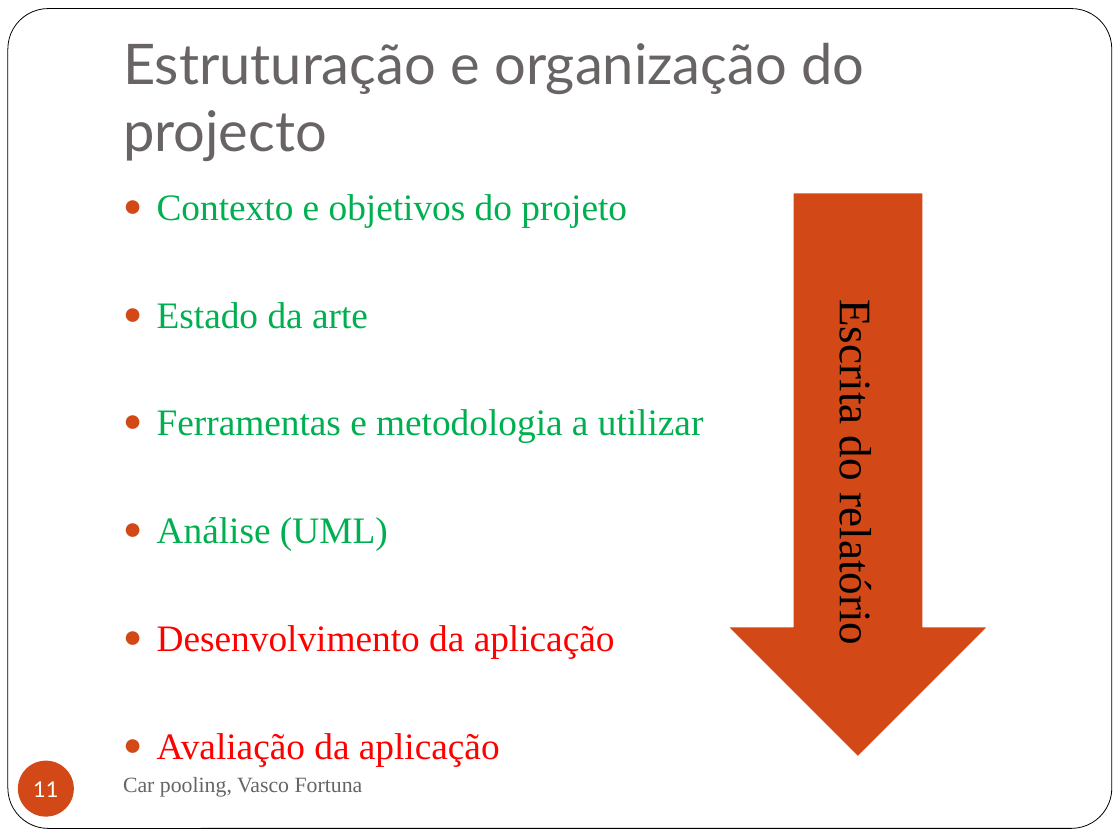
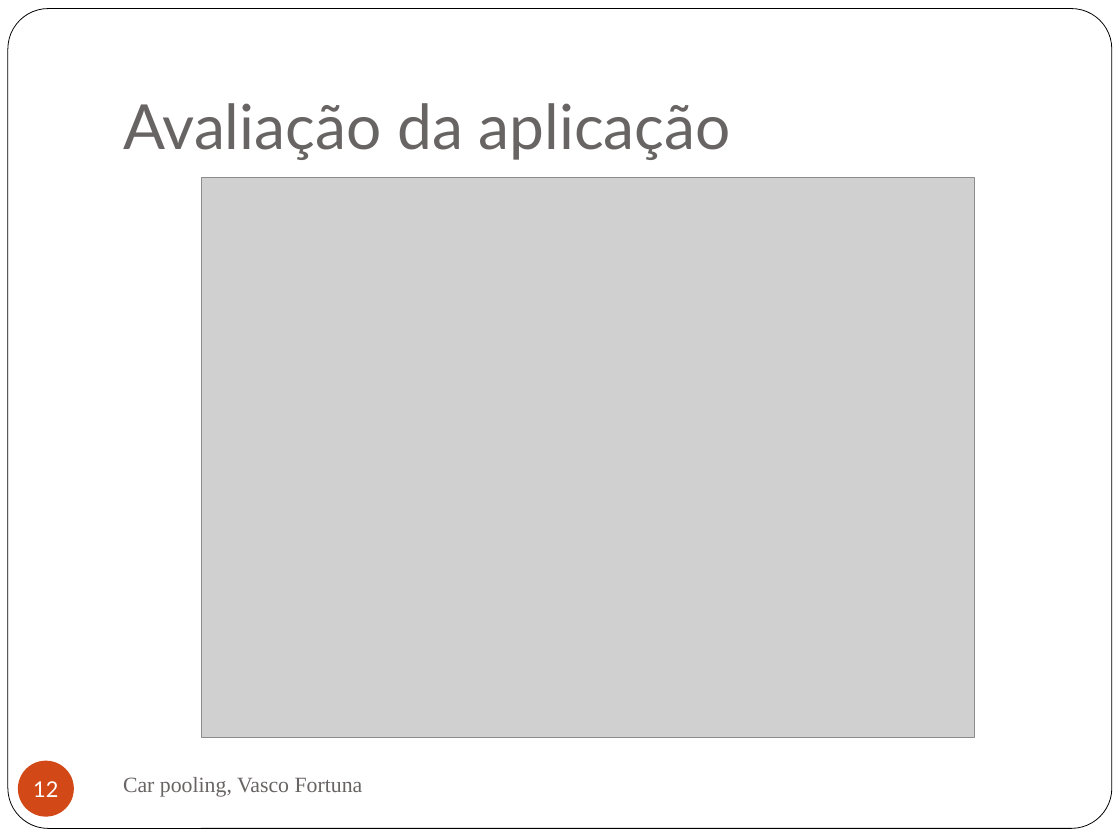
Before and after one commit to Vascomfortuna/Projeto-EI, a slide deck: slide 12 of Apresentação.pptx (slide 11 before the commit). Drawn at 1120x840 pixels with LibreOffice and Linux fonts; fonts in the diff are those of the drawing; grey boxes stand for pictures. Boxes give left, top, right and bottom in pixels: in the first picture for what was removed or moved away, otherwise in the second. Text is boxed around its words. In the diff, an @@ line names an element or a change of style, - is before the commit and + after.

```diff
--- a/Apresentação.pptx
+++ b/Apresentação.pptx
@@ title at <box>123,103,731,160</box>: text changed; size 36 to 40 pt @@
-Estruturação e organização do projecto
+Avaliação da aplicação
@@ picture added at <box>202,177,974,737</box> @@
@@ text removed at <box>157,194,704,766</box> @@
-● Contexto e objetivos do projeto
-● Estado da arte
-● Ferramentas e metodologia a utilizar
-● Análise (UML)
-● Desenvolvimento da aplicação
-● Avaliação da aplicação
@@ right arrow removed at <box>727,193,988,758</box> @@
@@ text removed at <box>830,311,880,640</box> @@
-Escrita do relatório
@@ page number at <box>33,781,58,797</box>: text changed @@
-11
+12
```
Also in this commit, not shown: 10 other slides changed, 3 slides added, 10 other files.
